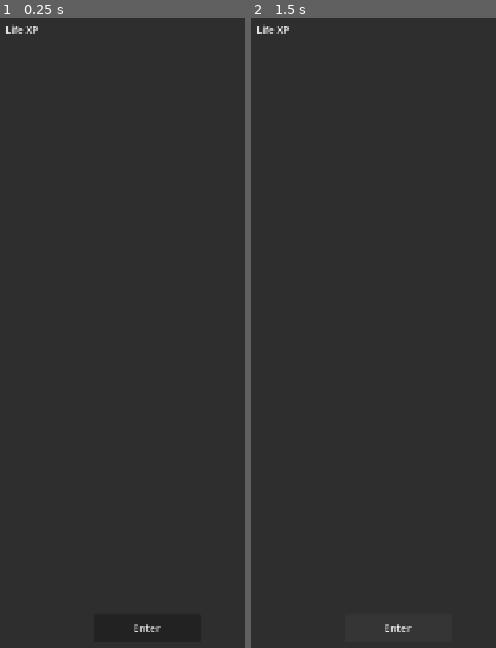
Above: before the commit, frames 1-2 (left to right).
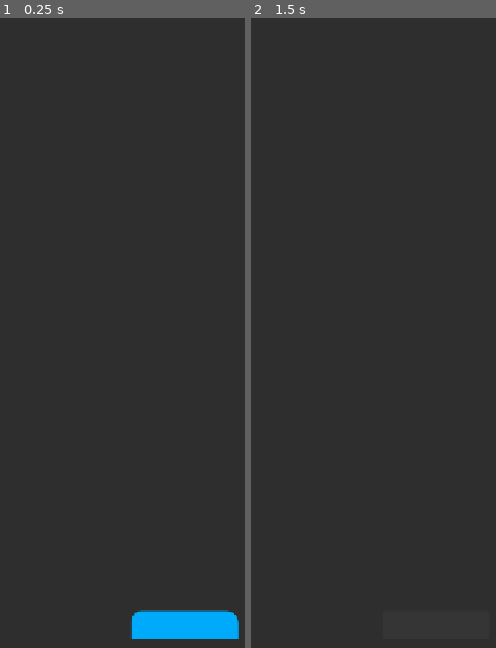
Above: after the commit, the same moments.

Repository: nicolas-abdulrahman/project-life.xp
Game: Godot game, scene res://home_screen.tscn
The game is run twice, just before and just after one commit, with the same random seed, the same clock (stepped at 60 frames per second) and the same inputs. Video files are missing from this copy of the repository; at most half a second of black plays in their place.
Inputs:
- Up to frame 1 (0.25 s): no input
- Up to frame 2 (1.5 s): click "Enter" at 0.5 s; click "Enter" at 1.25 s

The runs differ from the first frame. In frame 1, 2.1% of the frame differs, in the area x 2-98%, y 1-99%; in frame 2, 0.2%.

Commit message:
centralizou os bagui

Diff:
--- a/home_screen.tscn
+++ b/home_screen.tscn
@@ -32,10 +32,10 @@
 anchor_top = 0.5
 anchor_right = 0.5
 anchor_bottom = 0.5
-offset_left = -1066.0
-offset_top = -458.99997
-offset_right = 854.0
-offset_bottom = 621.0
+offset_left = -1086.0
+offset_top = -418.99997
+offset_right = 834.0
+offset_bottom = 661.0
 grow_horizontal = 2
 grow_vertical = 2
 rotation = 1.5670968
@@ -49,18 +49,18 @@
 
 [node name="Button" type="Button" parent="PanelContainer/Control" unique_id=1691894923]
 layout_mode = 0
-offset_left = 260.0
-offset_top = 1120.0
-offset_right = 431.0
-offset_bottom = 1165.0
+offset_left = 321.0
+offset_top = 1115.0
+offset_right = 492.0
+offset_bottom = 1160.0
 theme = ExtResource("1_ktig4")
 text = "Enter"
 
 [node name="Label" type="Label" parent="PanelContainer/Control" unique_id=1616658541]
 layout_mode = 0
-offset_left = 119.0
-offset_top = 174.0
-offset_right = 534.0
-offset_bottom = 259.0
+offset_left = 12.0
+offset_top = 181.0
+offset_right = 739.0
+offset_bottom = 318.0
 theme = ExtResource("1_ktig4")
 text = "Life XP"
--- a/styles/main_theme.tres
+++ b/styles/main_theme.tres
@@ -1,7 +1,7 @@
 [gd_resource type="Theme" format=3 uid="uid://dxj4s3b11gbys"]
 
 [ext_resource type="FontFile" uid="uid://dmavgpyx4m4mg" path="res://assets/fonts/verminVibes/VerminVibesV-Zlg3.ttf" id="1_g6rto"]
-[ext_resource type="FontFile" uid="uid://cxj4m0nq5ujql" path="res://assets/fonts/VerminVibesV-Zlg3.ttf" id="1_pjbn5"]
+[ext_resource type="FontFile" uid="uid://cqdlaunyde18f" path="res://assets/fonts/exploreAcross/ExploreAcrossDemoRegular-lxYmd.otf" id="2_g6rto"]
 
 [sub_resource type="StyleBoxFlat" id="StyleBoxFlat_g6rto"]
 bg_color = Color(0, 0.6655055, 0.97958297, 1)
@@ -10,8 +10,8 @@
 corner_detail = 10
 
 [resource]
-default_font = ExtResource("1_pjbn5")
 default_font_size = 85
 Button/font_sizes/font_size = 37
 Button/fonts/font = ExtResource("1_g6rto")
 Button/styles/normal = SubResource("StyleBoxFlat_g6rto")
+Label/fonts/font = ExtResource("2_g6rto")
